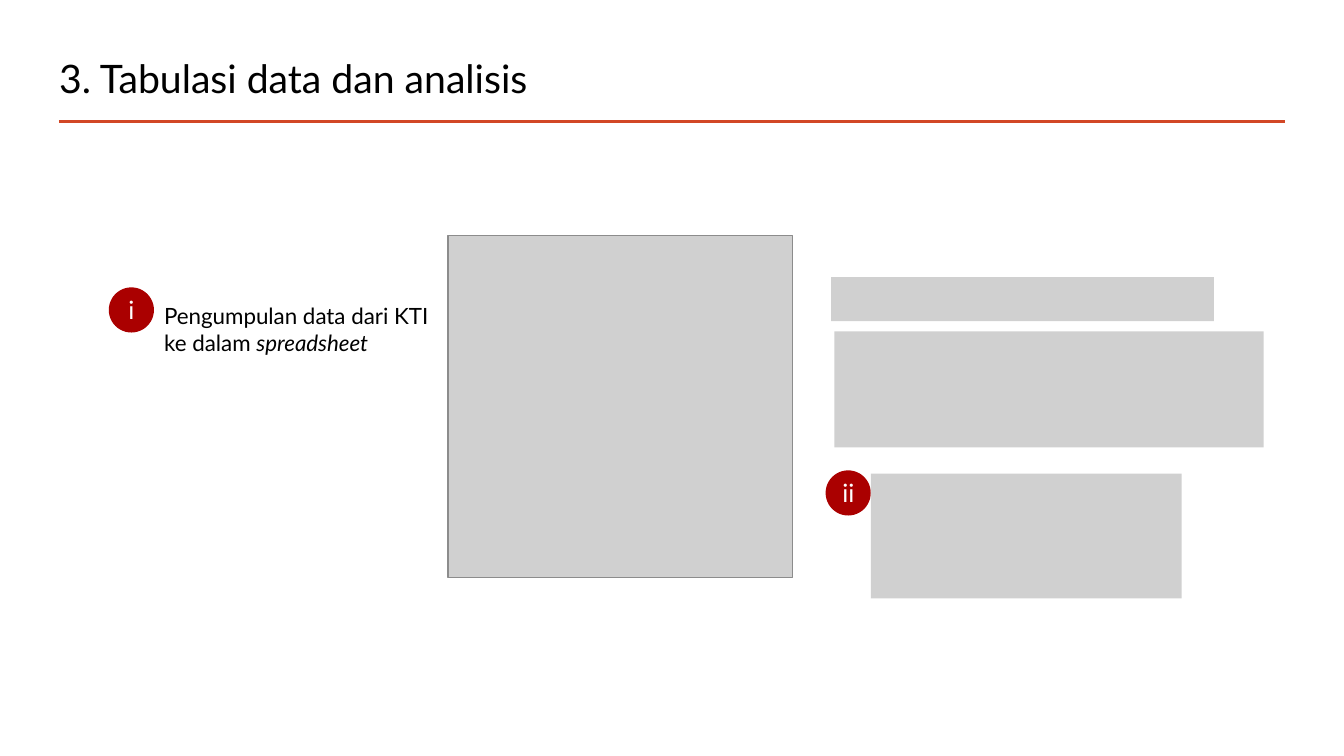
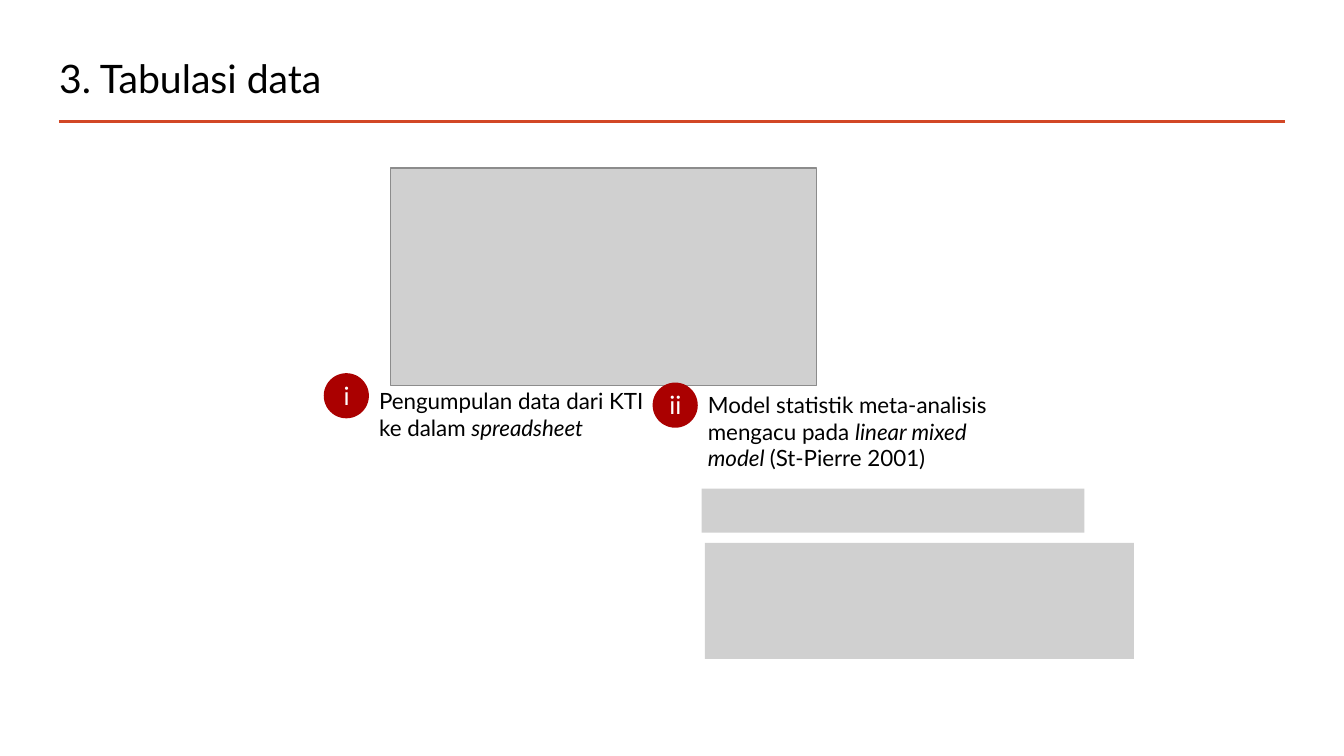
Before and after one commit to mohammad-miftakhus-sholikin/pelatihan-2020-metal, a slide deck: slide 12 of ch3_reference/2022__pendampingan/Presentation_2022__Sholikin_M1.pptx (slide 10 before the commit). Drawn at 1344x756 pixels with LibreOffice and Linux fonts; fonts in the diff are those of the drawing; grey boxes stand for pictures. Boxes give left, top, right and bottom in pixels: in the first picture for what was removed or moved away, otherwise in the second. Text is boxed around its words. In the diff, an @@ line names an element or a change of style, - is before the commit and + after.

```diff
--- a/ch3_reference/2022__pendampingan/Presentation_2022__Sholikin_M1.pptx
+++ b/ch3_reference/2022__pendampingan/Presentation_2022__Sholikin_M1.pptx
@@ title at box(59, 64, 322, 94): text changed @@
-3. Tabulasi data dan analisis
+3. Tabulasi data
@@ picture: place and size @@
-picture at box(448, 235, 792, 578)
+picture at box(391, 168, 817, 386)
@@ picture removed at box(832, 277, 1215, 322) @@
@@ picture removed at box(835, 332, 1264, 448) @@
@@ 2 texts, 1 ellipse: place and size @@
-2 texts, 1 ellipse at box(109, 287, 428, 355)
+2 texts, 1 ellipse at box(324, 373, 643, 440)
@@ text "ii": place and size @@
-text "ii" at box(842, 483, 854, 502)
+text "ii" at box(669, 395, 681, 414)
@@ ellipse: place and size @@
-ellipse at box(826, 471, 871, 516)
+ellipse at box(652, 383, 698, 429)
@@ text added at box(708, 396, 986, 469), 16 pt, text #000000 @@
+Model statistik meta-analisis mengacu pada linear mixed model (St-Pierre 2001)
@@ picture removed at box(871, 474, 1182, 599) @@
@@ picture added at box(702, 489, 1085, 533) @@
@@ picture added at box(705, 543, 1134, 659) @@
```
Also in this commit, not shown: 4 other slides changed, 4 slides added, 8 slides removed, 10 other files.
